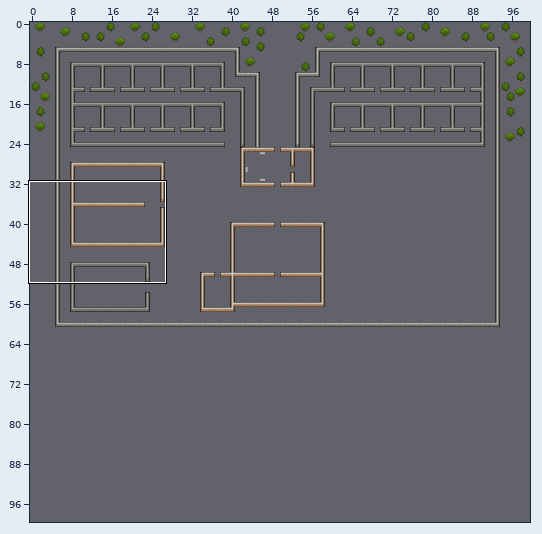
A Tiled map gets an edit: Map/Map(good).tmx. Above, an overview of the earlier version with the close-up marked.
Close-up. The starting point:
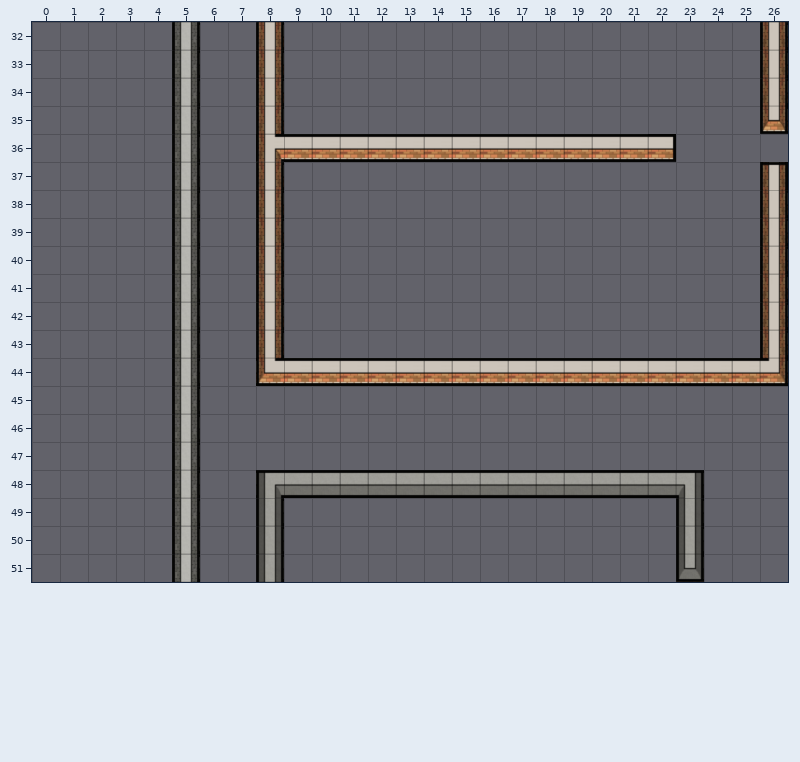
Cells are 32x32 px. Shown: x 0..26, y 32..51. The commit also changed other parts of the map, which this record leaves out.
After the commit:
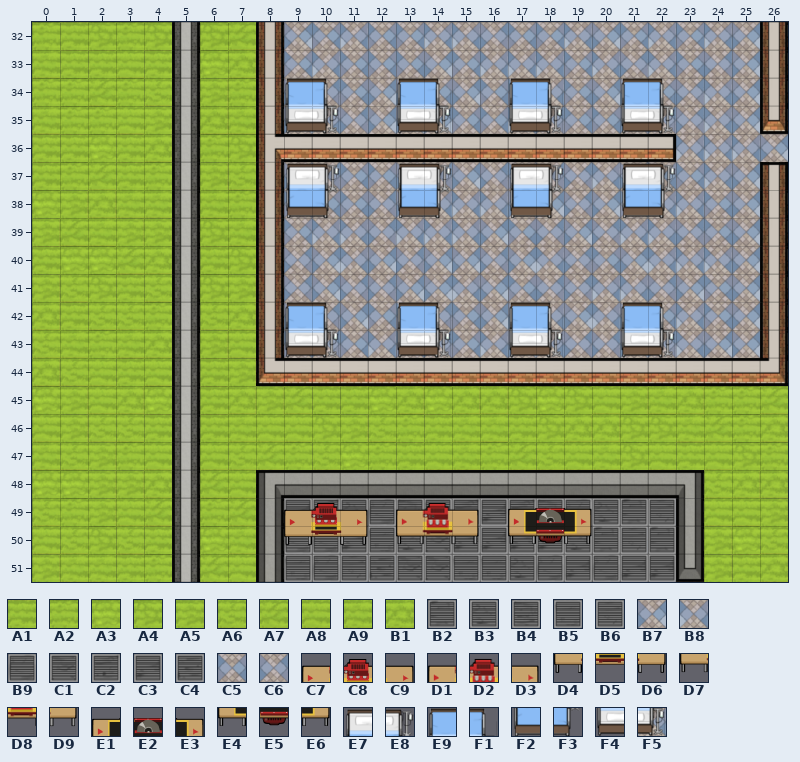
Key: from "Tileset": A1 128, A2 129, A3 130, A4 131, A5 132, A6 160, A7 161, A8 162, A9 163, B1 164, B2 271, B3 272, B4 273, B5 274, B6 275, B7 276, B8 277, B9 303, C1 304, C2 305, C3 306, C4 307, C5 308, C6 309, C7 883, C8 884, C9 885, D1 886, D2 887, D3 888, D4 915, D5 916, D6 917, D7 918, D8 919, D9 920, E1 947, E2 948, E3 949, E4 979, E5 980, E6 981, E7 1483, E8 1484, E9 1485, F1 1486, F2 1515, F3 1516, F4 1517, F5 1518.
__ is an empty cell.
Tiles of an added or newly shown layer are drawn over the layers below it.
See-through tiles are keyed as they look on the map.
The exact change:
Changed rows in their new state; .. is an unchanged cell.
Layer "Floor" (now shown):
first column x 0:
32 A2 A1 A4 A2 A4 .. A4 A7 .. B7 C5 B8 C5 C5 B8 B8 C6 C5 C5 B8 B7 C5 B8 C5 B8 B7 ..
33 A9 A1 A1 A8 A1 .. A3 B1 .. C5 B8 C5 C5 C5 B7 C5 B8 B8 B8 C5 B8 C6 B8 C5 C6 B7 ..
34 A2 A2 A7 A2 A6 .. A5 A2 .. C6 C6 C5 B7 B7 C5 B7 C5 C5 B8 C5 B7 B7 C5 C6 B8 B7 ..
35 A9 A2 A2 A8 A5 .. B1 A9 .. B7 B8 C6 B7 B7 B7 C5 C5 B8 C6 C5 C5 C6 C6 C6 B8 B7 ..
36 A1 A1 A3 A1 B1 .. A2 A4 .. .. .. .. .. .. .. .. .. .. .. .. .. .. .. B8 B8 B8 B7
37 A1 A2 A7 A1 A2 .. A5 A6 .. B7 C6 C5 C5 B7 C6 B7 C6 C5 C6 C6 B8 C6 C5 C5 B8 B7 ..
38 A3 A5 B1 A9 A9 .. A9 A2 .. C5 C5 C5 C6 B7 B8 B8 B8 B7 B7 C6 B7 C5 B8 B8 C5 B7 ..
39 A5 A7 A9 A5 A5 .. A4 A9 .. C5 B8 B8 C6 B8 B8 B8 B7 C5 C6 B7 C6 B8 B8 C6 C5 B7 ..
40 A1 A3 A3 A7 B1 .. A1 A4 .. C6 B7 B8 B7 C6 B7 B7 C6 B7 B8 C6 C5 B7 B8 B8 B8 B7 ..
41 A5 A6 A4 A1 A6 .. A4 A5 .. C6 B7 C6 C6 B7 B7 B8 B7 C5 C6 C6 B8 B8 C6 B7 C5 B7 ..
42 B1 A1 A6 A6 A2 .. A6 B1 .. B7 C6 B7 C5 C5 C6 C5 B7 B7 B8 B7 B8 C6 C5 B8 C5 B7 ..
43 A6 A9 A2 A9 B1 .. A5 A8 .. C5 C6 C5 B8 C5 C6 C5 B8 B7 B8 C6 C6 B7 C6 B8 B7 B7 ..
44 B1 A6 A8 A1 A8 .. A1 A5 .. .. .. .. .. .. .. .. .. .. .. .. .. .. .. .. .. .. ..
45 A3 A5 A8 B1 A3 .. A1 B1 A5 A7 A1 A1 A3 B1 A3 B1 B1 A4 A3 A4 A8 A5 A9 B1 A2 A2 A7
46 A8 A5 A6 A6 A1 .. A1 A9 A8 A8 A4 A5 A6 A2 A1 A9 A9 A1 A4 B1 B1 A4 A4 A9 A7 A2 B1
47 A9 A6 A5 A2 A8 .. A8 A6 A7 A2 A6 A3 A2 A1 A8 A9 A2 A7 A6 A8 A9 A4 A8 A1 A8 A4 A2
48 A3 A3 A5 A5 B1 .. A7 A8 .. .. .. .. .. .. .. .. .. .. .. .. .. .. .. .. A6 B1 B1
49 A6 A2 A5 A8 A7 .. A2 A7 .. C3 C2 B3 B9 B4 B5 C2 C3 C2 B4 B9 B3 B2 B6 .. A8 A8 A5
50 A8 A6 A4 A6 A1 .. A3 A9 .. B9 B9 C3 B5 B3 C1 C3 C3 C3 C3 B3 B2 B6 B2 .. A5 A3 A6
51 A5 A9 A9 A1 A2 .. A7 A8 .. B5 B9 B6 C4 C1 C1 B5 B5 B3 B9 C3 B9 C3 C3 .. A5 A1 B1
Layer "Objects" (now shown):
first column x 9:
34 E9 F1 .. .. E9 F1 .. .. E9 F1 .. .. E9 F1
35 F4 F5 .. .. F4 F5 .. .. F4 F5 .. .. F4 F5
37 E7 E8 .. .. E7 E8 .. .. E7 E8 .. .. E7 E8
38 F2 F3 .. .. F2 F3 .. .. F2 F3 .. .. F2 F3
first column x 9:
42 E9 F1 .. .. E9 F1 .. .. E9 F1 .. .. E9 F1
43 F4 F5 .. .. F4 F5 .. .. F4 F5 .. .. F4 F5
first column x 9:
49 C7 C8 C9 .. D1 D2 D3 .. E1 E2 E3
50 D4 D5 D6 .. D7 D8 D9 .. E4 E5 E6
Boxes around the changes in both close-ups, in picture pixels (x1, y1, x2, y2):
added: (32, 22, 172, 582)
added: (200, 22, 788, 582)
